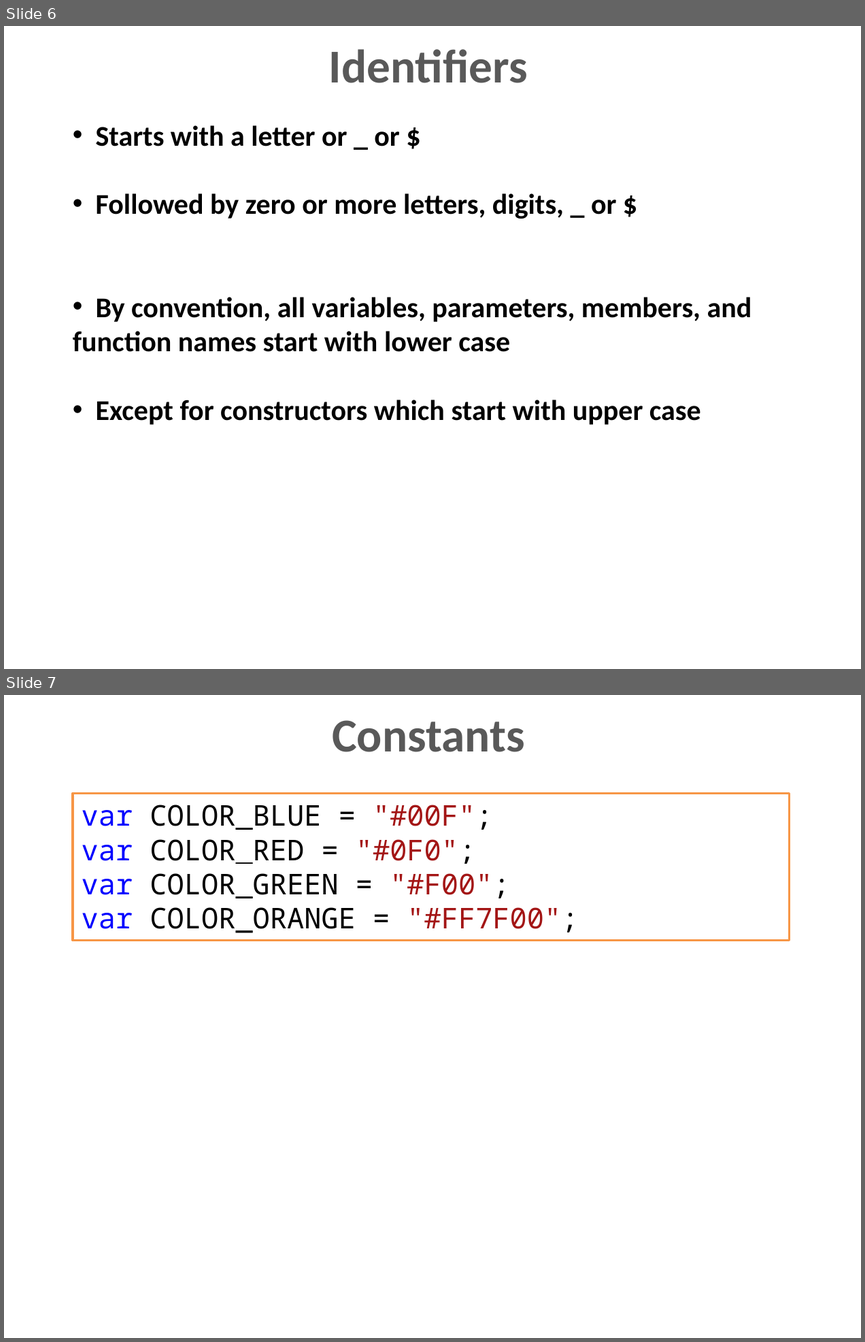
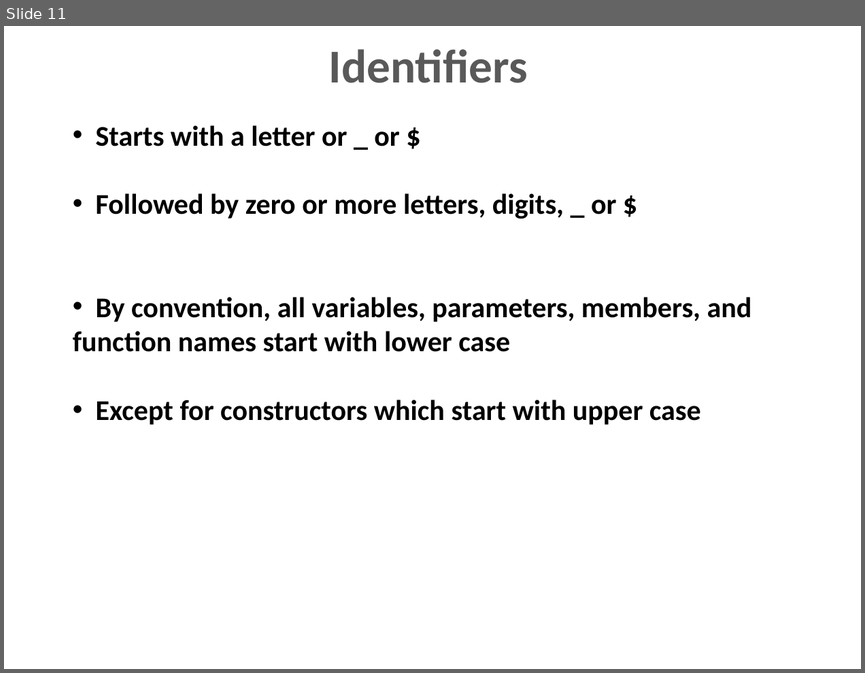
Before and after one commit to dzmitry-varabei/front-end-course, a slide deck: js-data-types/Data_types.pptx. Shown one above the other, each under a label of ours: slides 6 and 7 before the commit, slide 11 after it. The pictures are 865x1342 and 865x673 pixels, drawn with LibreOffice and Linux fonts; fonts in the diff are those of the drawing. Boxes give left, top, right and bottom in pixels: in the first picture for what was removed or moved away, otherwise in the second. Text is boxed around its words. In the diff, an @@ line names an element or a change of style, - is before the commit and + after.

```diff
--- a/js-data-types/Data_types.pptx
+++ b/js-data-types/Data_types.pptx
@@ slide 7 removed at box(4, 695, 861, 1338), background #FFFFFF @@
@@ title removed at box(332, 720, 524, 752) @@
-Constants
@@ rectangle removed at box(73, 794, 789, 941) @@
-var COLOR_BLUE = "#00F";
-var COLOR_RED = "#0F0";
-var COLOR_GREEN = "#F00";
-var COLOR_ORANGE = "#FF7F00";
@@ what was slide 6 is now slide 11 @@
```
Also in this commit, not shown: 1 slide changed, 6 slides added, 4 other slides removed, 6 other files.
